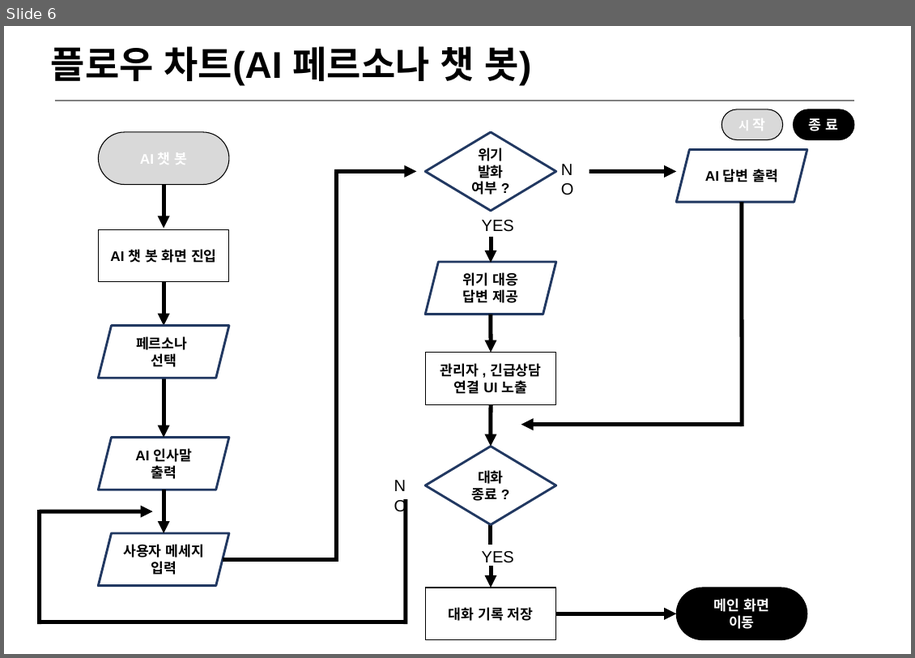
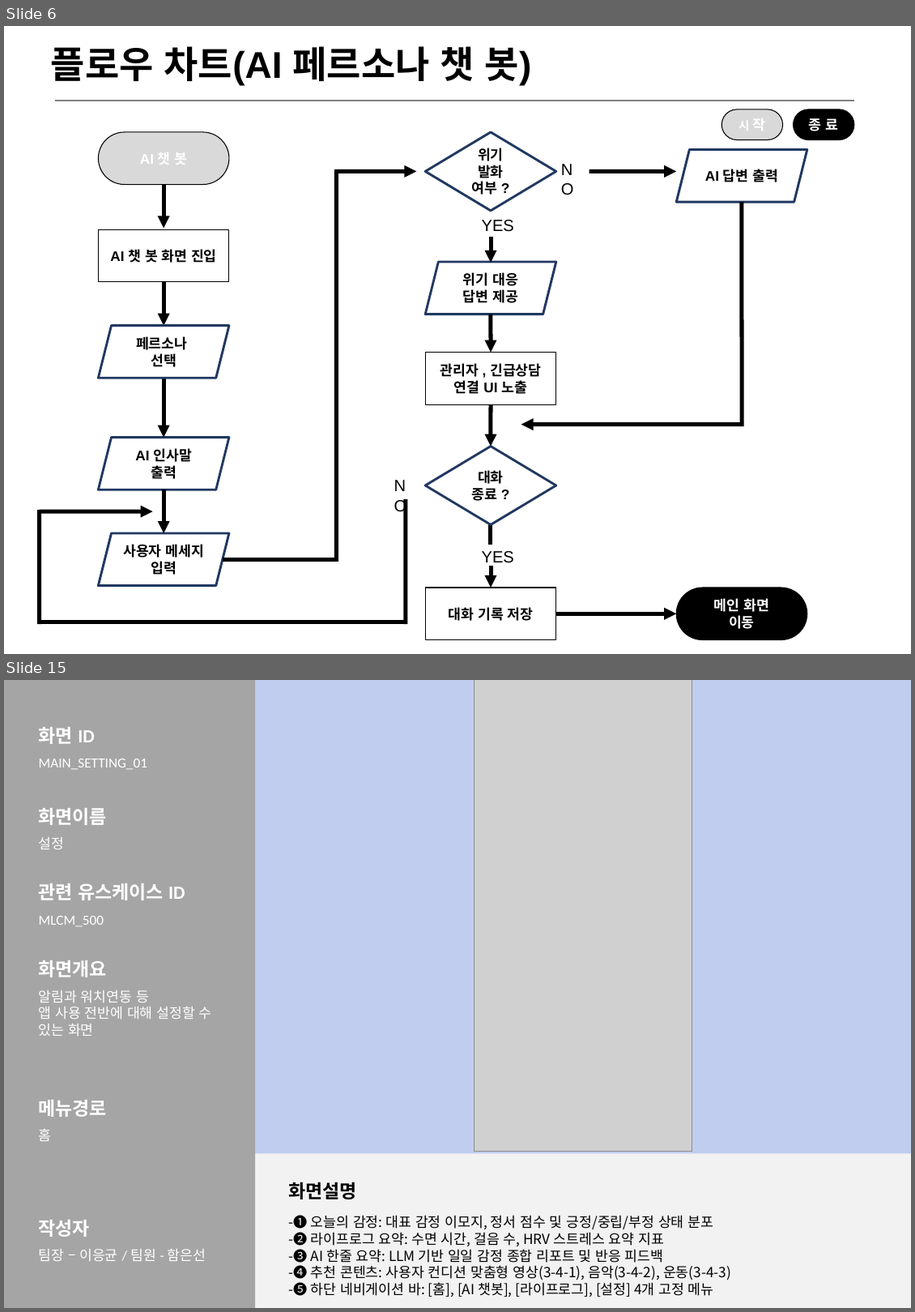
Before and after one commit to 2026-SMHRD-KDT-HealthCare-5/lisn, a slide deck: Documents/화면설계서_귀기울임.pptx. Shown one above the other, each under a label of ours: slide 6 before the commit, slides 6 and 15 after it; the slides between them are not shown. The pictures are 915x658 and 915x1312 pixels, drawn with LibreOffice and Linux fonts; fonts in the diff are those of the drawing; grey boxes stand for pictures. Boxes give left, top, right and bottom in pixels: in the first picture for what was removed or moved away, otherwise in the second. Text is boxed around its words. In the diff, an @@ line names an element or a change of style, - is before the commit and + after.

Commit message:
docs: 화면설계서 최신본 반영 - 슬라이드 12장에서 15장으로 확장

```diff
--- a/Documents/화면설계서_귀기울임.pptx
+++ b/Documents/화면설계서_귀기울임.pptx
@@ slide 15 added at box(4, 680, 911, 1308), background #C0CDEF @@
@@ rectangle added at box(4, 680, 255, 1308), fill #A5A5A5 @@
@@ picture added at box(475, 680, 692, 1151) @@
@@ text added at box(39, 727, 95, 744), 16 pt, text #FFFFFF, bold @@
+화면 ID
@@ text added at box(39, 759, 147, 769), 12 pt, text #FFFFFF @@
+MAIN_SETTING_01
@@ text added at box(39, 808, 107, 825), 16 pt, text #FFFFFF, bold @@
+화면이름
@@ text added at box(39, 837, 65, 849), 12 pt, text #FFFFFF @@
+설정
@@ text added at box(39, 883, 185, 900), 16 pt, text #FFFFFF, bold @@
+관련 유스케이스 ID
@@ text added at box(39, 916, 104, 926), 12 pt, text #FFFFFF @@
+MLCM_500
@@ text added at box(39, 960, 107, 977), 16 pt, text #FFFFFF, bold @@
+화면개요
@@ text added at box(39, 990, 212, 1036), 12 pt, text #FFFFFF @@
+알림과 워치연동 등
+앱 사용 전반에 대해 설정할 수 있는 화면
@@ text added at box(39, 1100, 107, 1117), 16 pt, text #FFFFFF, bold @@
+메뉴경로
@@ text added at box(39, 1129, 52, 1141), 12 pt, text #FFFFFF @@
+홈
@@ rectangle added at box(255, 1154, 911, 1308), fill #F2F2F2 @@
@@ text added at box(289, 1181, 357, 1199), 16 pt, text #000000, bold @@
+화면설명
@@ text added at box(39, 1219, 90, 1236), 16 pt, text #FFFFFF, bold @@
+작성자
@@ text added at box(289, 1215, 731, 1296), 12 pt, text #000000 @@
+-❶ 오늘의 감정: 대표 감정 이모지, 정서 점수 및 긍정/중립/부정 상태 분포
+-❷ 라이프로그 요약: 수면 시간, 걸음 수, HRV 스트레스 요약 지표
+-❸ AI 한줄 요약: LLM 기반 일일 감정 종합 리포트 및 반응 피드백
+-❹ 추천 콘텐츠: 사용자 컨디션 맞춤형 영상(3-4-1), 음악(3-4-2), 운동(3-4-3)
+-➎ 하단 네비게이션 바: [홈], [AI 챗봇], [라이프로그], [설정] 4개 고정 메뉴
@@ text added at box(39, 1249, 206, 1261), 12 pt, text #FFFFFF @@
+팀장 – 이응균 / 팀원 - 함은선
```
Also in this commit, not shown: 8 slides changed, 2 other slides added.
